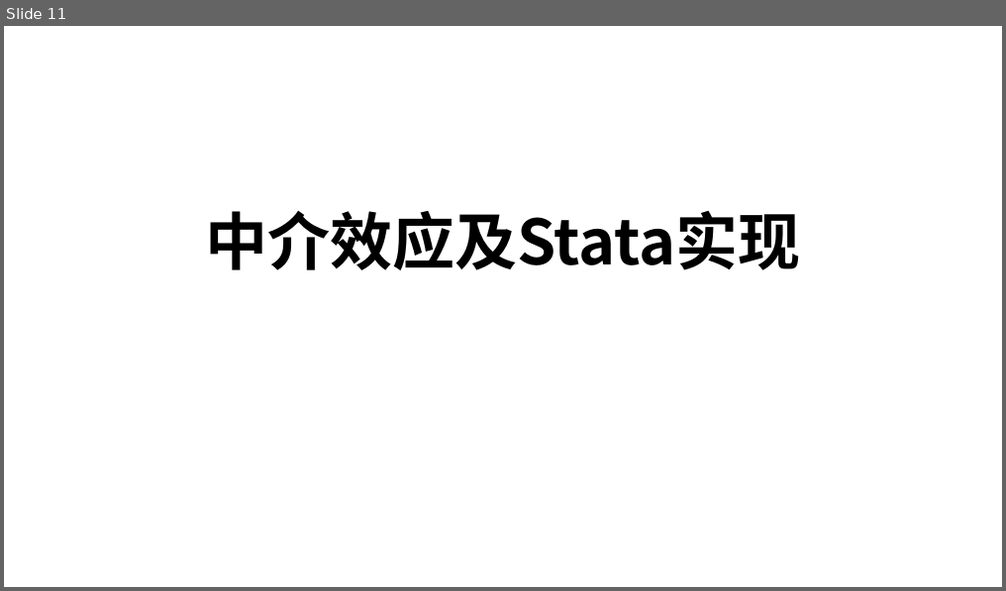
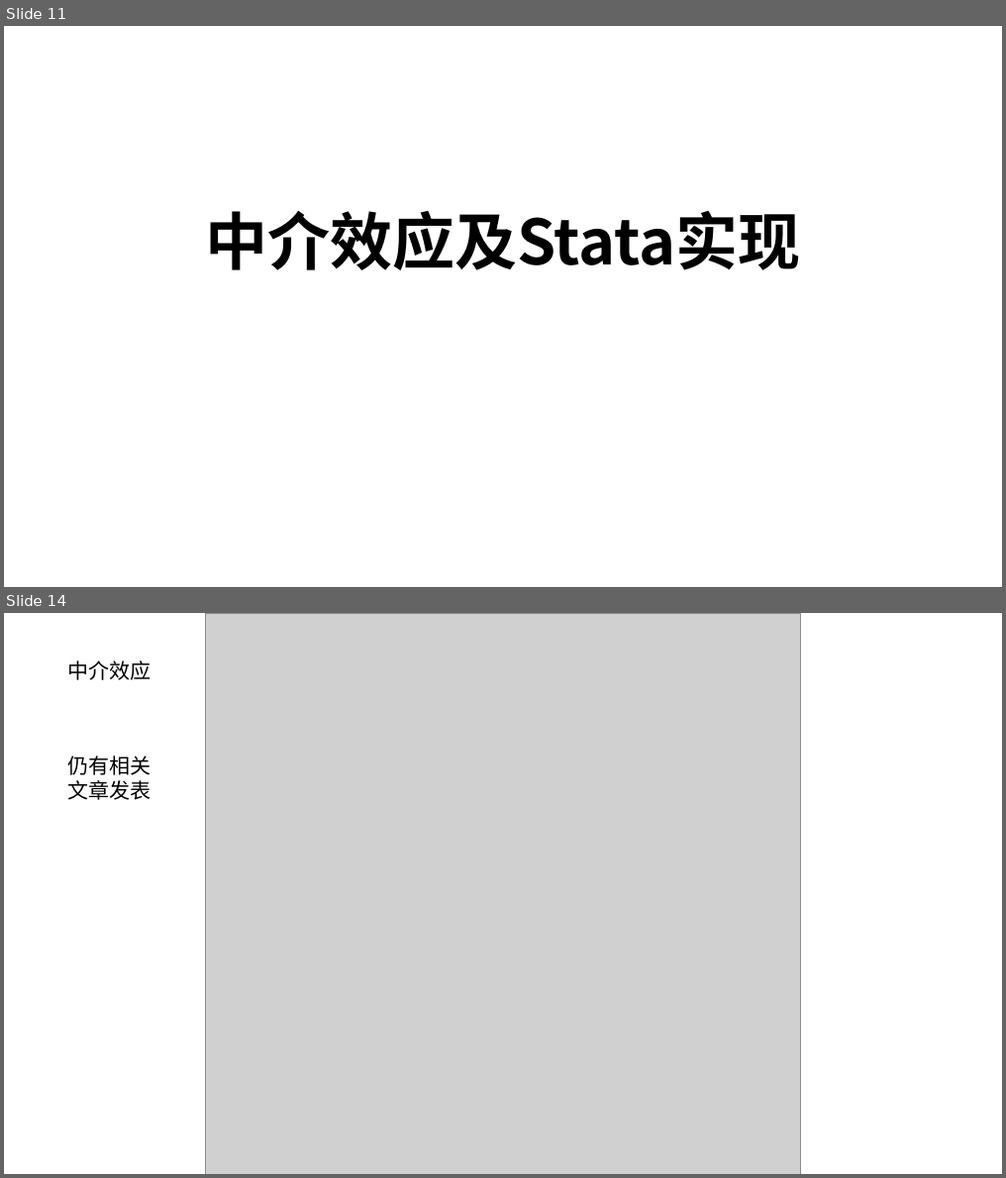
Before and after one commit to ShutterZor/stata-tutorial, a slide deck: P4_Efficiency/P4.pptx. Shown one above the other, each under a label of ours: slide 11 before the commit, slides 11 and 14 after it; the slides between them are not shown. The pictures are 1006x591 and 1006x1178 pixels, drawn with LibreOffice and Linux fonts; fonts in the diff are those of the drawing; grey boxes stand for pictures. Boxes give left, top, right and bottom in pixels: in the first picture for what was removed or moved away, otherwise in the second. Text is boxed around its words. In the diff, an @@ line names an element or a change of style, - is before the commit and + after.

```diff
--- a/P4_Efficiency/P4.pptx
+++ b/P4_Efficiency/P4.pptx
@@ slide 14 added at <box>4,613,1002,1174</box>, background #FFFFFF @@
@@ picture added at <box>205,613,801,1174</box> @@
@@ text added at <box>67,661,151,680</box>, 20 pt, text #000000 @@
+中介效应
@@ text added at <box>67,756,151,800</box>, 20 pt, text #000000 @@
+仍有相关文章发表
```
Also in this commit, not shown: 1 slide changed, 1 other slide added, 9 other files.
